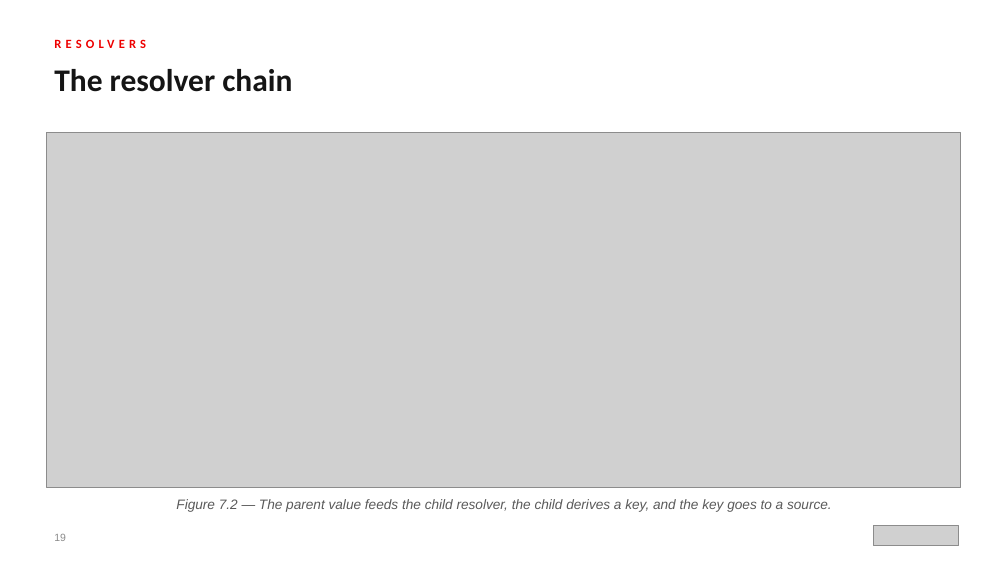
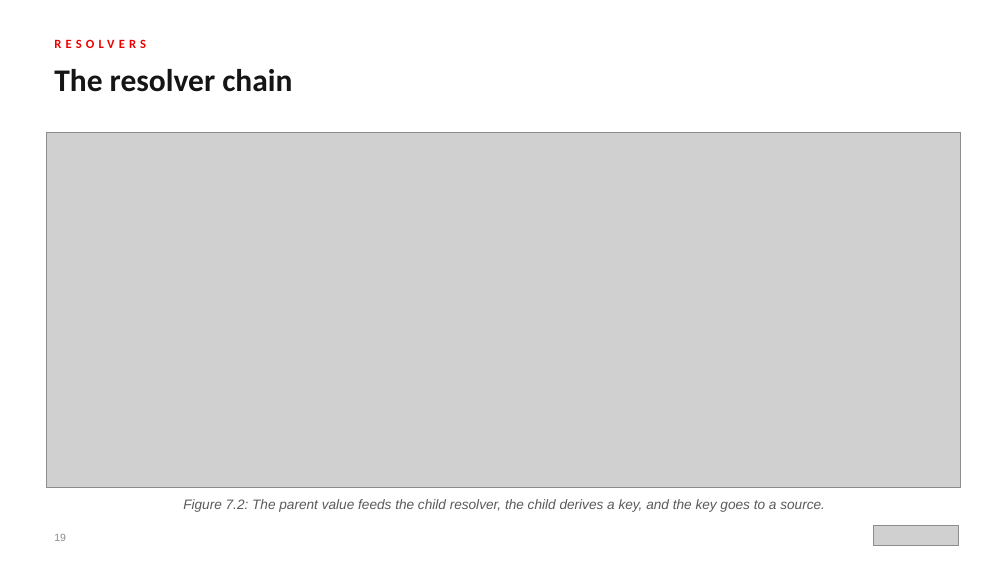
Before and after one commit to patterncatalyst/api-patterns-and-practices-graphql, a slide deck: slide 19 of presentation/api-patterns-graphql-100/api-patterns-graphql-100.pptx. Drawn at 1008x567 pixels with LibreOffice and Linux fonts; fonts in the diff are those of the drawing; grey boxes stand for pictures. Boxes give left, top, right and bottom in pixels: in the first picture for what was removed or moved away, otherwise in the second. Text is boxed around its words. In the diff, an @@ line names an element or a change of style, - is before the commit and + after.

```diff
--- a/presentation/api-patterns-graphql-100/api-patterns-graphql-100.pptx
+++ b/presentation/api-patterns-graphql-100/api-patterns-graphql-100.pptx
@@ text at [183,499,825,512]: text changed @@
-Figure 7.2 — The parent value feeds the child resolver, the child derives a key, and the key goes to a source.
+Figure 7.2: The parent value feeds the child resolver, the child derives a key, and the key goes to a source.
```
Also in this commit, not shown: 47 other slides changed, 5 other files.
